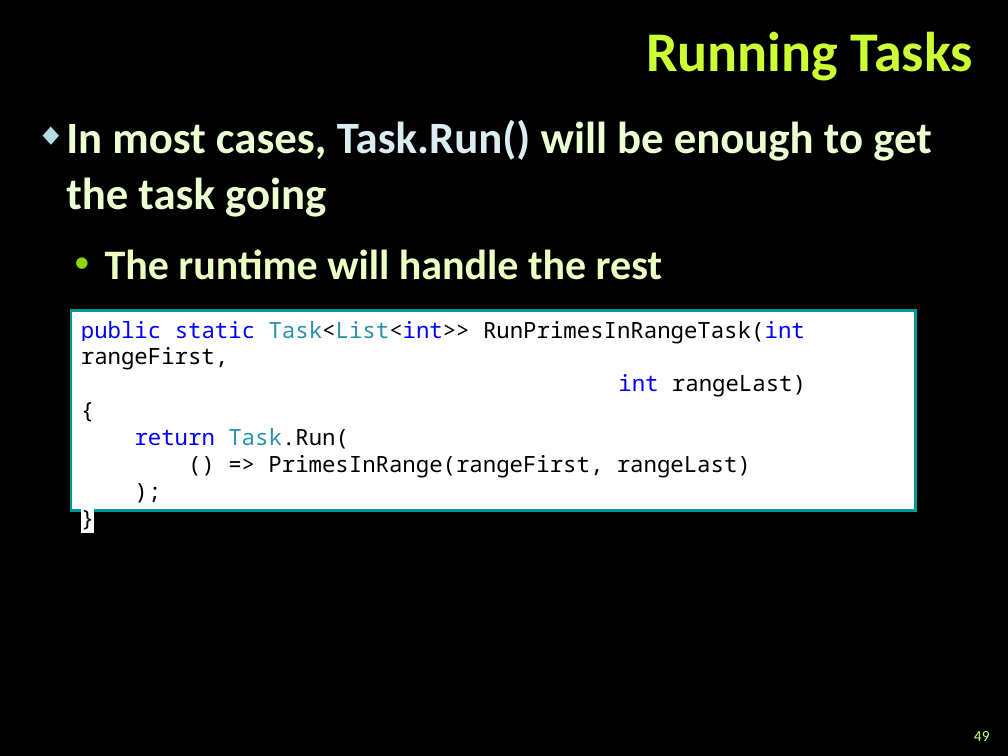
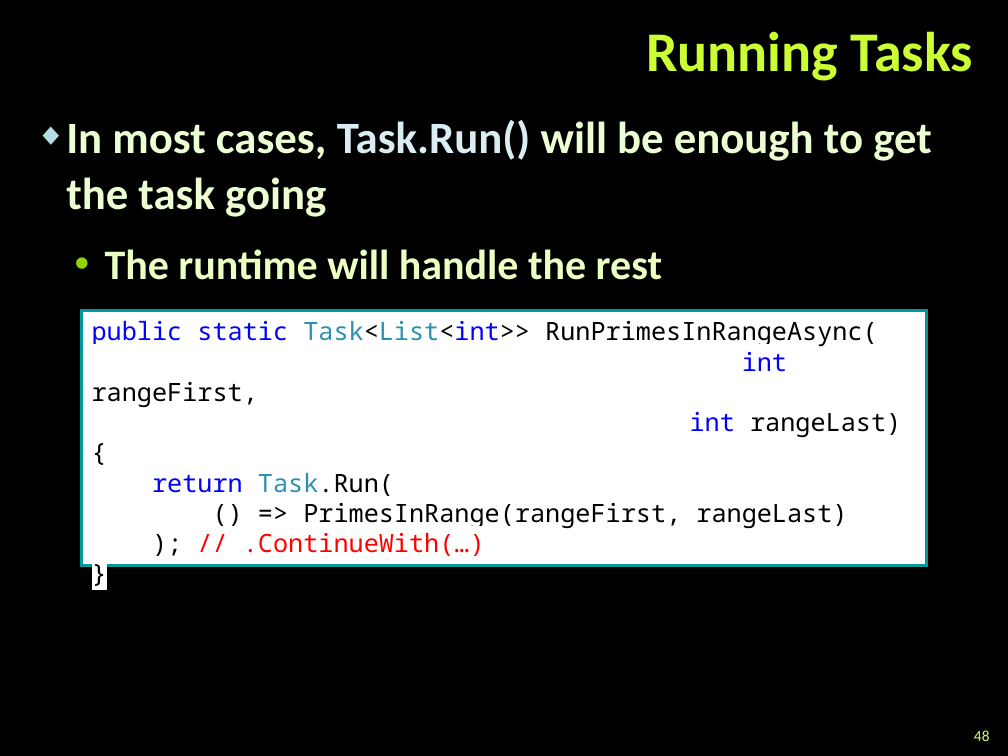
Before and after one commit to TelerikAcademy/Windows-Applications, a slide deck: slide 48 of 14. Asynchronous-Programming-in-CSharp/Asynchronous Programming in CSharp.pptx (slide 49 before the commit). Drawn at 1008x756 pixels with LibreOffice and Linux fonts; fonts in the diff are those of the drawing; background and template pictures are left out. Boxes give left, top, right and bottom in pixels: in the first picture for what was removed or moved away, otherwise in the second. Text is boxed around its words. In the diff, an @@ line names an element or a change of style, - is before the commit and + after.

Commit message:
Finished demos and presentation for 14. Asynchronous-Programming-in-CSharp

```diff
--- a/14. Asynchronous-Programming-in-CSharp/Asynchronous Programming in CSharp.pptx
+++ b/14. Asynchronous-Programming-in-CSharp/Asynchronous Programming in CSharp.pptx
@@ rectangle "public static Task<List<int>> RunPrimesInRangeAsync(": place and size @@
-rectangle "public static Task<List<int>> RunPrimesInRangeAsync(" at box(71, 310, 915, 511)
+rectangle "public static Task<List<int>> RunPrimesInRangeAsync(" at box(82, 310, 926, 564)
@@ text in rectangle at box(92, 321, 878, 407): text changed; size 16 to 18 pt @@
-public static Task<List<int>> RunPrimesInRangeTask(int rangeFirst,
+public static Task<List<int>> RunPrimesInRangeAsync(
+int rangeFirst,
@@ text in rectangle at box(152, 412, 901, 528): size 16 to 18 pt in "int rangeLast)", "{", "return Task.Run(", "() => PrimesInRange(rangeFirst, rangeLast)" and 1 more places @@
@@ text in rectangle at box(243, 533, 485, 556): text changed; size 16 to 18 pt; text colour #000000 to #FF0000 @@
-);
+); // .ContinueWith(…)
@@ page number at box(974, 730, 990, 741): text changed @@
-49
+48
```
Also in this commit, not shown: 34 other slides changed, 3 slides removed, 35 other files.
